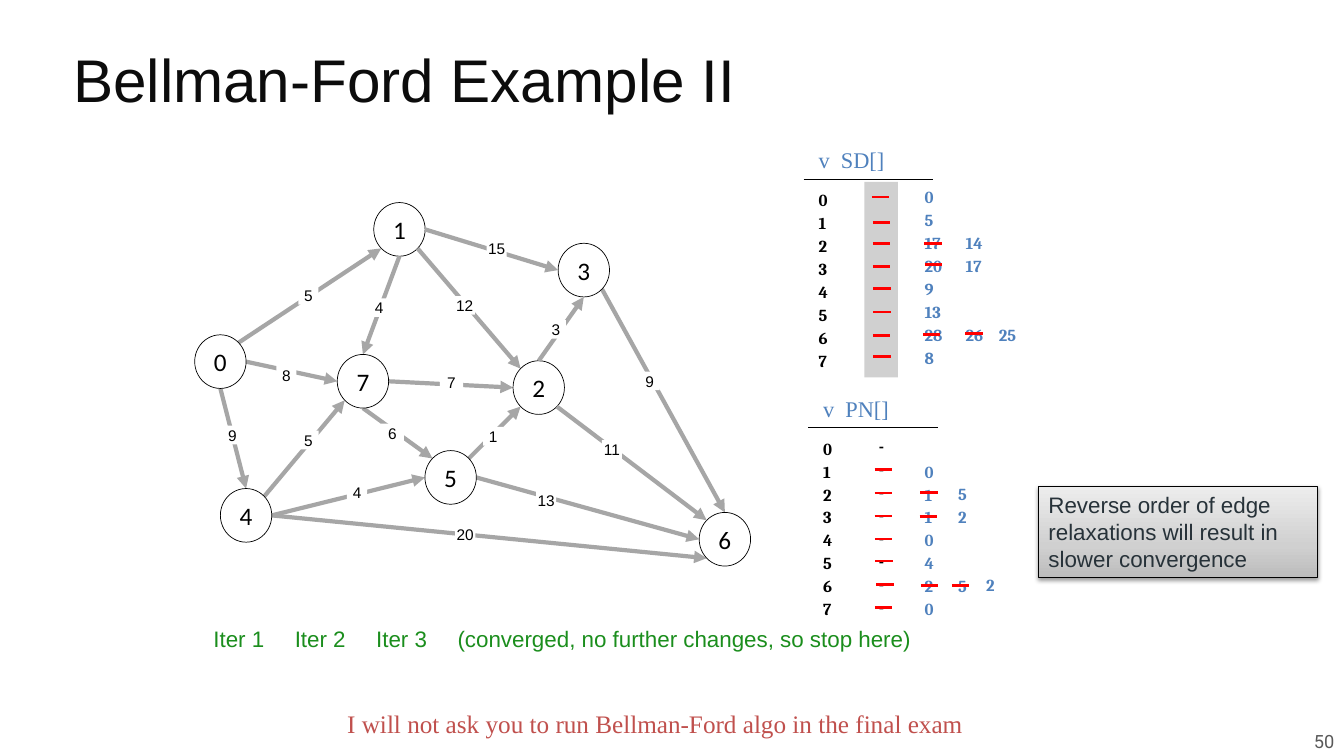
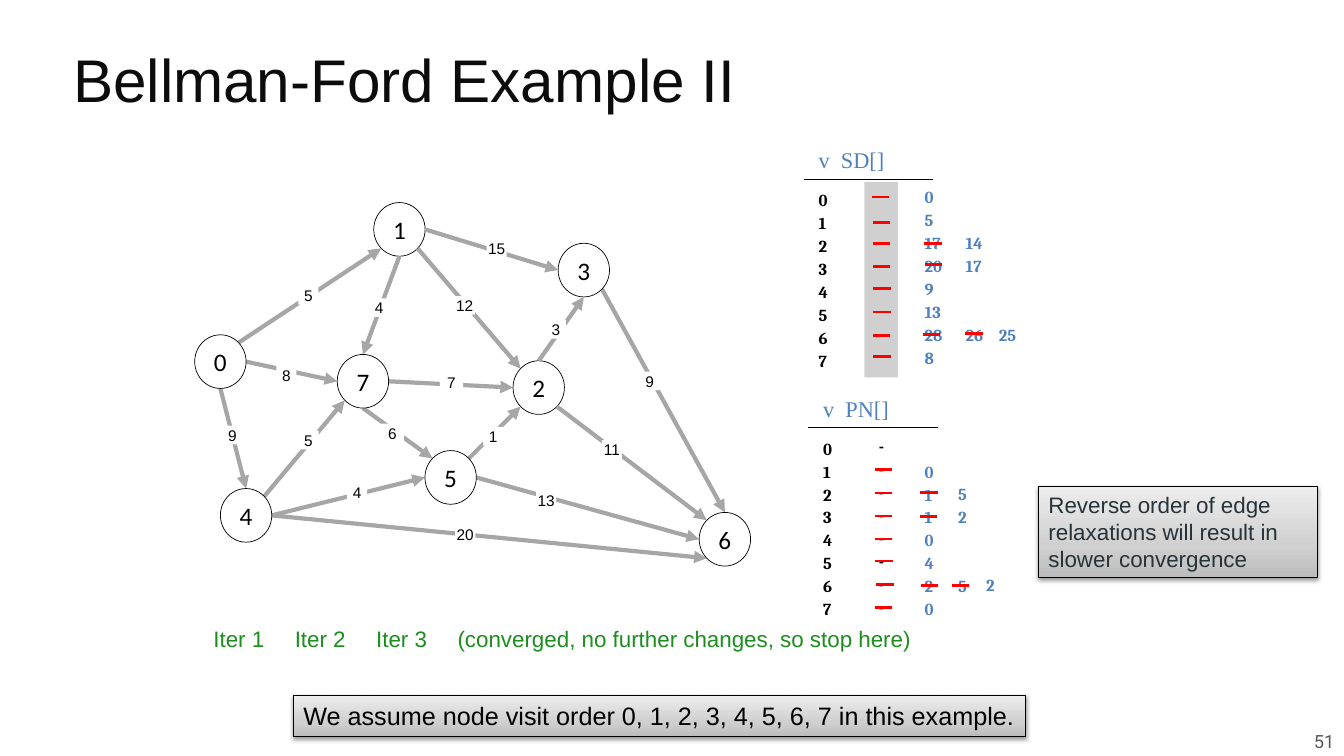
Before and after one commit to guhofstra/CSC175Sp26, a slide deck: slide 51 of PPTs/Lecture 5.1 Shortest Paths Algorithms.pptx (slide 50 before the commit). Drawn at 1344x756 pixels with LibreOffice and Linux fonts; fonts in the diff are those of the drawing; grey boxes stand for pictures. Boxes give left, top, right and bottom in pixels: in the first picture for what was removed or moved away, otherwise in the second. Text is boxed around its words. In the diff, an @@ line names an element or a change of style, - is before the commit and + after.

```diff
--- a/PPTs/Lecture 5.1 Shortest Paths Algorithms.pptx
+++ b/PPTs/Lecture 5.1 Shortest Paths Algorithms.pptx
@@ rectangle added at (x1=293, y1=696, x2=1026, y2=736), fill gradient #BDBDBD to #D1D1D1 to #EEEEEE, outline #000000 0.75 pt, 18 pt, text #000000 @@
+We assume node visit order 0, 1, 2, 3, 4, 5, 6, 7 in this example.
@@ text removed at (x1=347, y1=715, x2=962, y2=739) @@
-I will not ask you to run Bellman-Ford algo in the final exam
@@ page number at (x1=1314, y1=735, x2=1334, y2=748): text changed @@
-50
+51
```
Also in this commit, not shown: 7 other slides changed, 1 slide added, 4 other files.
